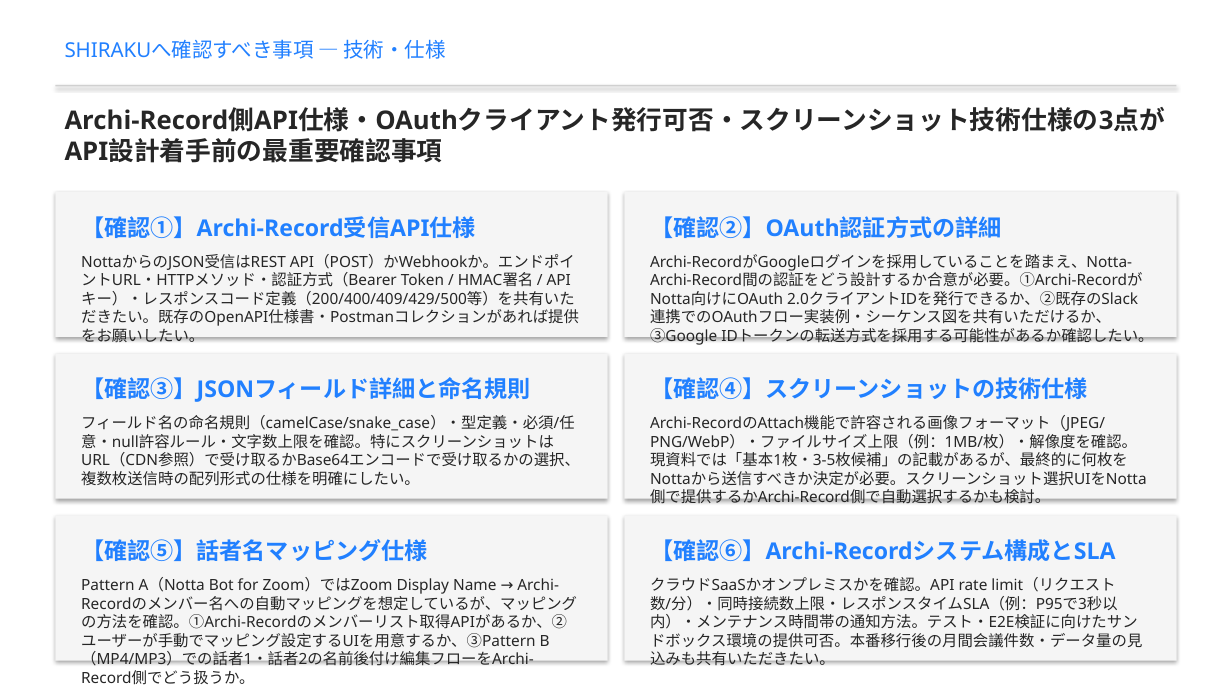
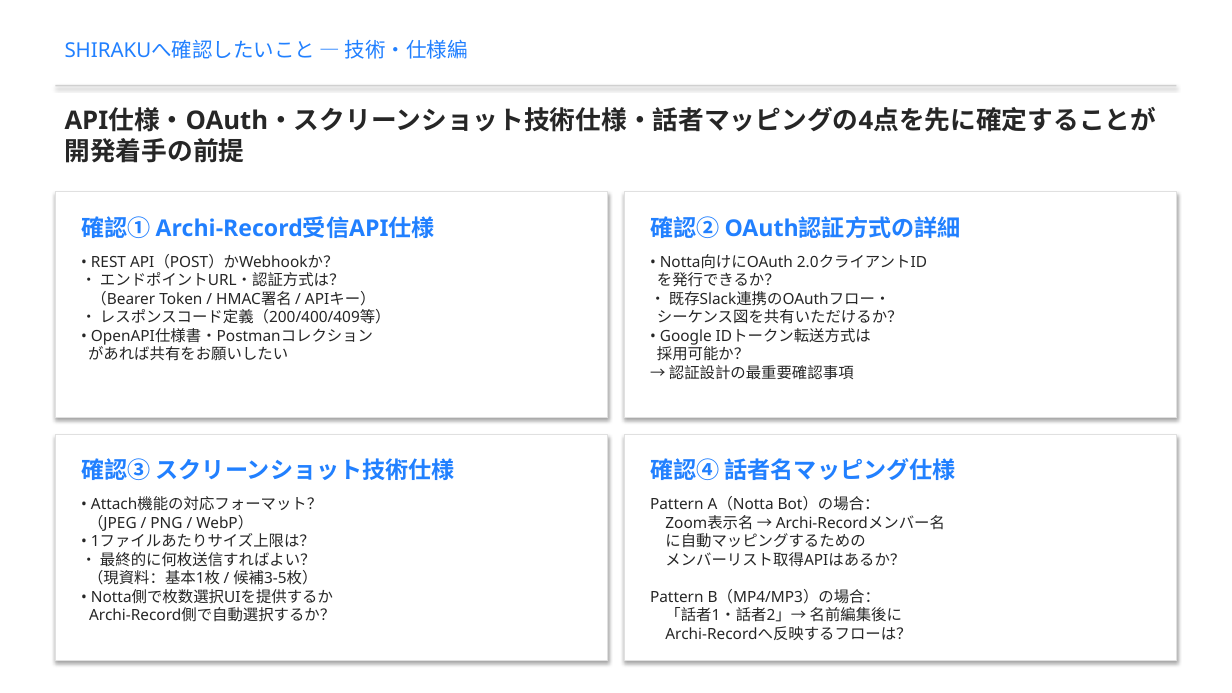
Before and after one commit to hideakikawano-beep/pptCreate, a slide deck: slide 5 of shiraku_notta_api_discussion_presentation.pptx (slide 4 before the commit). Drawn at 1232x693 pixels with LibreOffice and Linux fonts; fonts in the diff are those of the drawing. Boxes give left, top, right and bottom in pixels: in the first picture for what was removed or moved away, otherwise in the second. Text is boxed around its words. In the diff, an @@ line names an element or a change of style, - is before the commit and + after.

```diff
--- a/shiraku_notta_api_discussion_presentation.pptx
+++ b/shiraku_notta_api_discussion_presentation.pptx
@@ text at (x1=65, y1=39, x2=468, y2=59): text changed @@
-SHIRAKUへ確認すべき事項 ― 技術・仕様
+SHIRAKUへ確認したいこと ― 技術・仕様編
@@ text at (x1=65, y1=107, x2=1157, y2=132): text changed @@
-Archi-Record側API仕様・OAuthクライアント発行可否・スクリーンショット技術仕様の3点がAPI設計着手前の最重要確認事項
+API仕様・OAuth・スクリーンショット技術仕様・話者マッピングの4点を先に確定することが開発着手の前提
@@ rectangle resized from (x1=55, y1=192, x2=607, y2=337) to (x1=55, y1=192, x2=607, y2=419) @@
@@ rectangle resized from (x1=624, y1=192, x2=1176, y2=337) to (x1=624, y1=192, x2=1176, y2=419) @@
@@ text at (x1=81, y1=216, x2=435, y2=238): text changed @@
-【確認①】Archi-Record受信API仕様
+確認① Archi-Record受信API仕様
@@ text at (x1=650, y1=216, x2=961, y2=238): text changed @@
-【確認②】OAuth認証方式の詳細
+確認② OAuth認証方式の詳細
@@ text at (x1=88, y1=254, x2=391, y2=361): text changed @@
-NottaからのJSON受信はREST API（POST）かWebhookか。エンドポイントURL・HTTPメソッド・認証方式（Bearer Token / HMAC署名 / APIキー）・レスポンスコード定義（200/400/409/429/500等）を共有いただきたい。既存のOpenAPI仕様書・Postmanコレクションがあれば提供をお願いしたい。
+• REST API（POST）かWebhookか？
+• エンドポイントURL・認証方式は？
+（Bearer Token / HMAC署名 / APIキー）
+• レスポンスコード定義（200/400/409等）
+• OpenAPI仕様書・Postmanコレクション
+があれば共有をお願いしたい
@@ text at (x1=657, y1=254, x2=927, y2=380): text changed @@
-Archi-RecordがGoogleログインを採用していることを踏まえ、Notta-Archi-Record間の認証をどう設計するか合意が必要。①Archi-RecordがNotta向けにOAuth 2.0クライアントIDを発行できるか、②既存のSlack連携でのOAuthフロー実装例・シーケンス図を共有いただけるか、③Google IDトークンの転送方式を採用する可能性があるか確認したい。
+• Notta向けにOAuth 2.0クライアントID
+を発行できるか？
+• 既存Slack連携のOAuthフロー・
+シーケンス図を共有いただけるか？
+• Google IDトークン転送方式は
+採用可能か？
+→ 認証設計の最重要確認事項
@@ rectangle resized from (x1=55, y1=354, x2=607, y2=499) to (x1=55, y1=434, x2=607, y2=661) @@
@@ fill #F5F5F5 to #FFFFFF; outline none to #E0E0E0 0.75 pt in 4 elements at (x1=55, y1=192, x2=607, y2=419), (x1=624, y1=192, x2=1176, y2=419), (x1=55, y1=434, x2=607, y2=661), (x1=624, y1=434, x2=1176, y2=661) @@
@@ rectangle resized from (x1=624, y1=354, x2=1176, y2=499) to (x1=624, y1=434, x2=1176, y2=661) @@
@@ text at (x1=81, y1=458, x2=455, y2=480): text changed @@
-【確認③】JSONフィールド詳細と命名規則
+確認③ スクリーンショット技術仕様
@@ text at (x1=650, y1=458, x2=956, y2=480): text changed @@
-【確認④】スクリーンショットの技術仕様
+確認④ 話者名マッピング仕様
@@ text at (x1=88, y1=496, x2=335, y2=622): text changed @@
-フィールド名の命名規則（camelCase/snake_case）・型定義・必須/任意・null許容ルール・文字数上限を確認。特にスクリーンショットはURL（CDN参照）で受け取るかBase64エンコードで受け取るかの選択、複数枚送信時の配列形式の仕様を明確にしたい。
+• Attach機能の対応フォーマット？
+（JPEG / PNG / WebP）
+• 1ファイルあたりサイズ上限は？
+• 最終的に何枚送信すればよい？
+（現資料：基本1枚 / 候補3-5枚）
+• Notta側で枚数選択UIを提供するか
+Archi-Record側で自動選択するか？
@@ text at (x1=650, y1=496, x2=945, y2=640): text changed @@
-Archi-RecordのAttach機能で許容される画像フォーマット（JPEG/PNG/WebP）・ファイルサイズ上限（例：1MB/枚）・解像度を確認。現資料では「基本1枚・3-5枚候補」の記載があるが、最終的に何枚をNottaから送信すべきか決定が必要。スクリーンショット選択UIをNotta側で提供するかArchi-Record側で自動選択するかも検討。
+Pattern A（Notta Bot）の場合：
+Zoom表示名 → Archi-Recordメンバー名
+に自動マッピングするための
+メンバーリスト取得APIはあるか？
+Pattern B（MP4/MP3）の場合：
+「話者1・話者2」→ 名前編集後に
+Archi-Recordへ反映するフローは？
@@ rectangle removed at (x1=55, y1=516, x2=607, y2=661) @@
@@ text removed at (x1=81, y1=539, x2=428, y2=561) @@
-【確認⑤】話者名マッピング仕様
@@ rectangle removed at (x1=624, y1=516, x2=1176, y2=661) @@
@@ text removed at (x1=650, y1=539, x2=1116, y2=561) @@
-【確認⑥】Archi-Recordシステム構成とSLA
@@ text removed at (x1=81, y1=577, x2=577, y2=685) @@
-Pattern A（Notta Bot for Zoom）ではZoom Display Name → Archi-Recordのメンバー名への自動マッピングを想定しているが、マッピングの方法を確認。①Archi-Recordのメンバーリスト取得APIがあるか、②ユーザーが手動でマッピング設定するUIを用意するか、③Pattern B（MP4/MP3）での話者1・話者2の名前後付け編集フローをArchi-Record側でどう扱うか。
@@ text removed at (x1=650, y1=577, x2=1142, y2=665) @@
-クラウドSaaSかオンプレミスかを確認。API rate limit（リクエスト数/分）・同時接続数上限・レスポンスタイムSLA（例：P95で3秒以内）・メンテナンス時間帯の通知方法。テスト・E2E検証に向けたサンドボックス環境の提供可否。本番移行後の月間会議件数・データ量の見込みも共有いただきたい。
```
Also in this commit, not shown: 3 other slides changed, 1 slide added, 1 other file.
